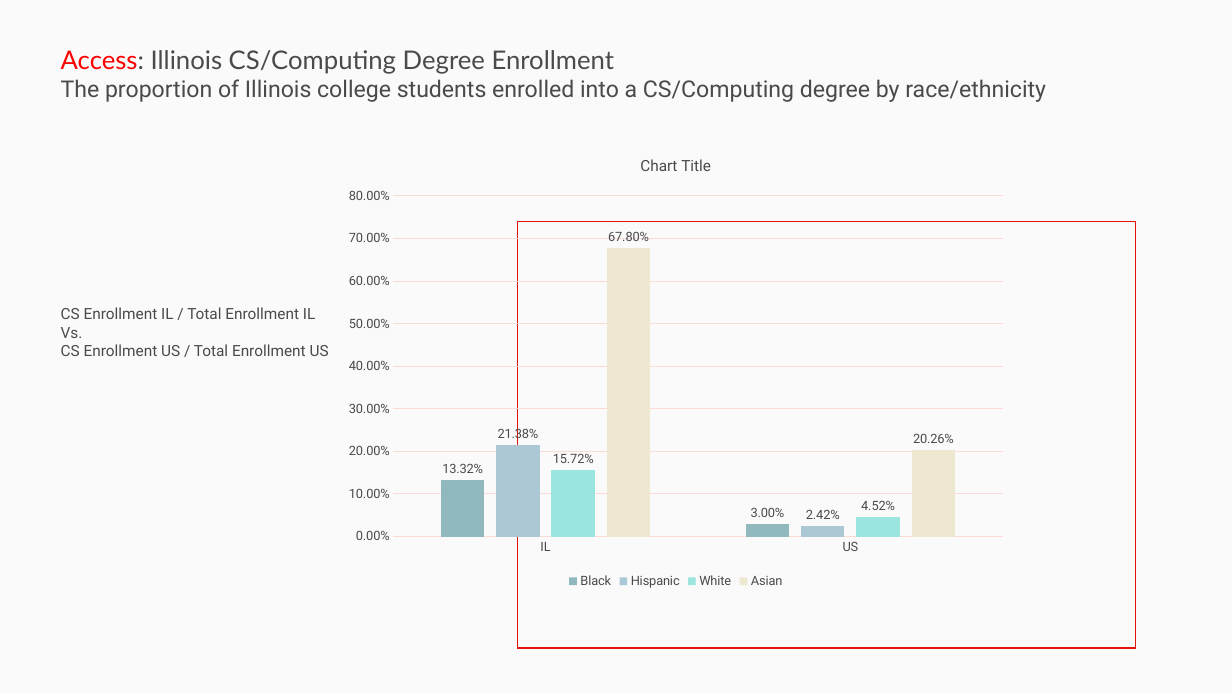
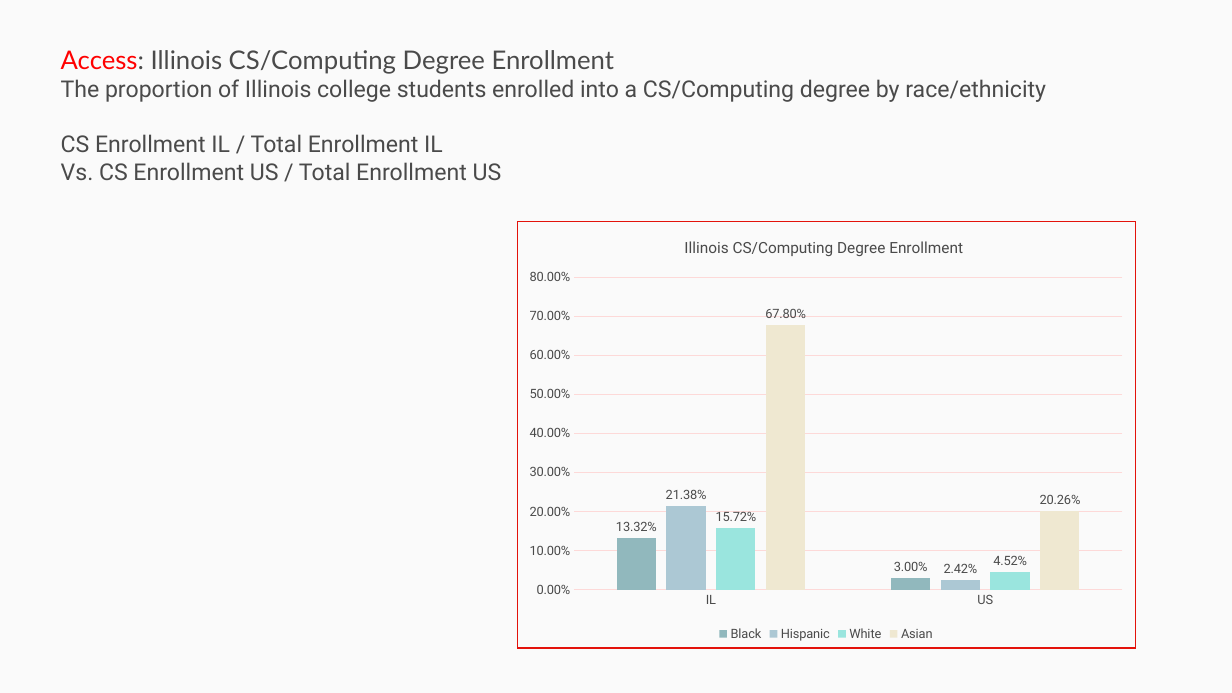
Before and after one commit to p33chicago/P33-DEI-dashboard-project, a slide deck: slide 27 of docs/Deep diving plots.pptx (slide 28 before the commit). Drawn at 1232x693 pixels with LibreOffice and Linux fonts; fonts in the diff are those of the drawing. Boxes give left, top, right and bottom in pixels: in the first picture for what was removed or moved away, otherwise in the second. Text is boxed around its words. In the diff, an @@ line names an element or a change of style, - is before the commit and + after.

```diff
--- a/docs/Deep diving plots.pptx
+++ b/docs/Deep diving plots.pptx
@@ text at [61,134,502,180]: paragraphs added @@
+CS Enrollment IL / Total Enrollment IL
+Vs. CS Enrollment US / Total Enrollment US
@@ column chart at [518,221,1135,645] @@
@@ title "Illinois CS/Computing Degree Enrollment  " added @@
@@ column chart: place and size @@
-column chart at [335,138,1017,592]
+column chart at [518,221,1135,645]
@@ text removed at [61,307,329,356] @@
-CS Enrollment IL / Total Enrollment IL
-Vs.
-CS Enrollment US / Total Enrollment US
```
Also in this commit, not shown: 16 other slides changed, 1 slide removed, 1 other file.
